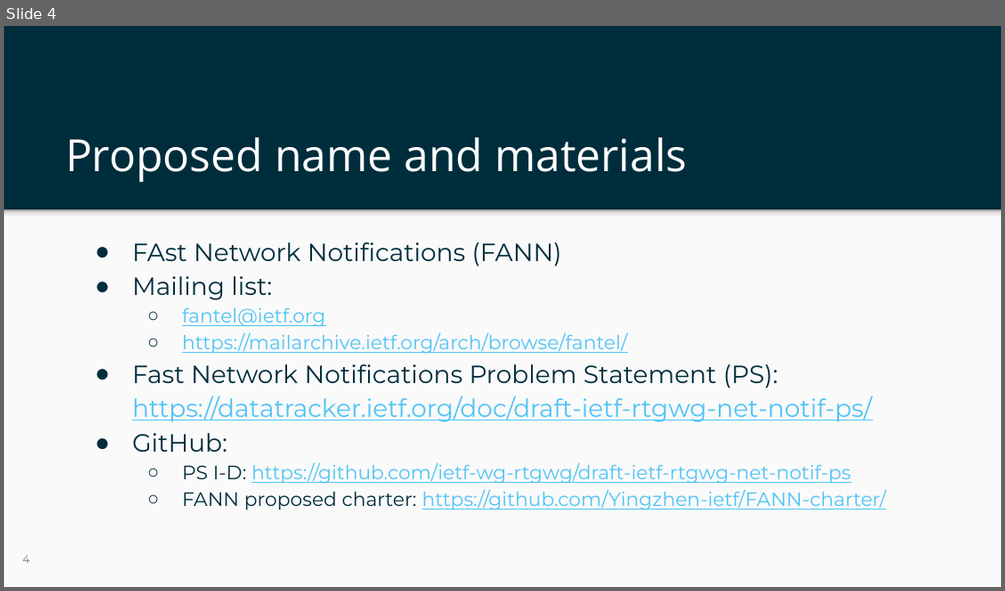
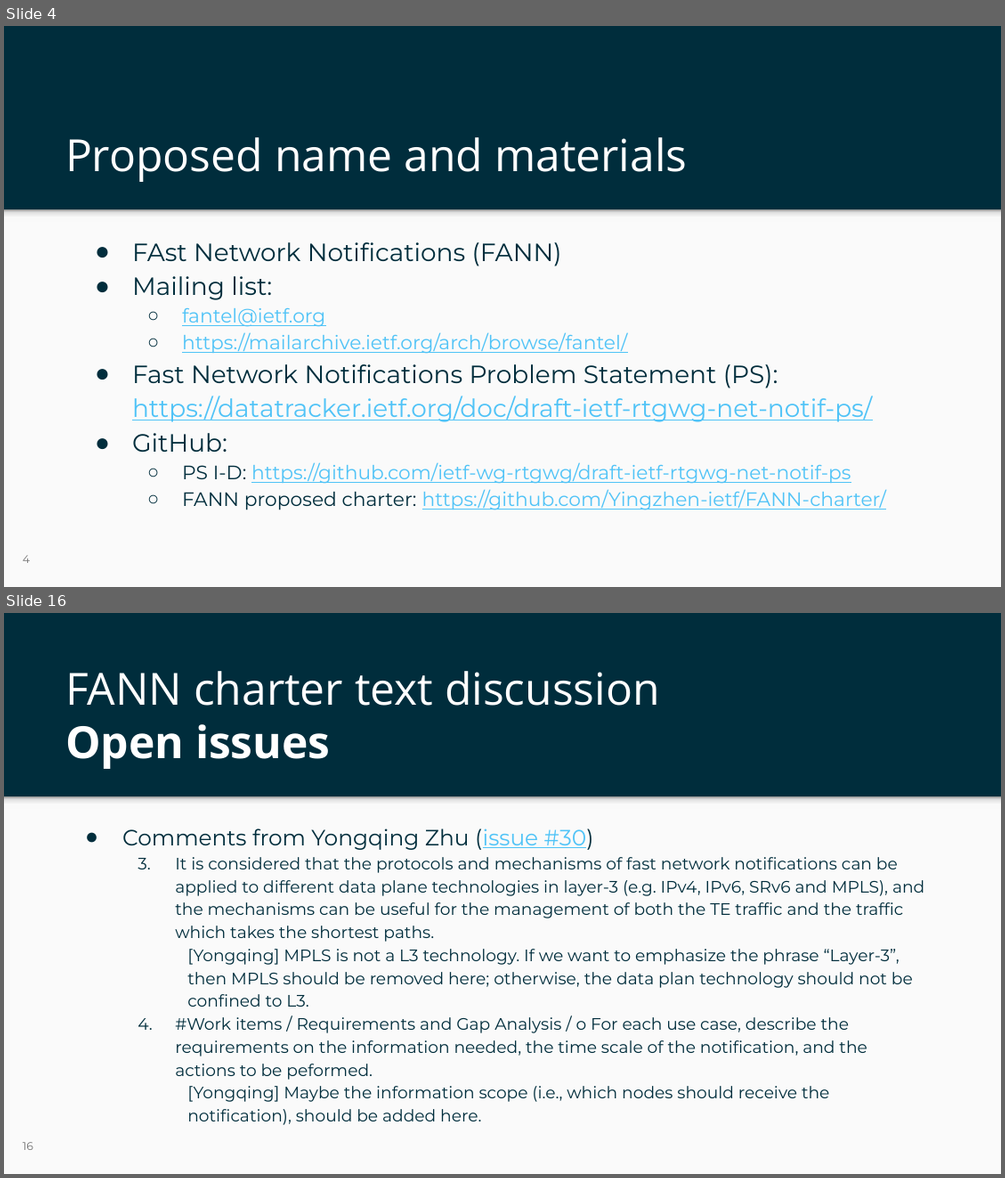
Before and after one commit to Yingzhen-ietf/FANN-charter, a slide deck: ietf-125-fann-slides.pptx. Shown one above the other, each under a label of ours: slide 4 before the commit, slides 4 and 16 after it; the slides between them are not shown. The pictures are 1005x591 and 1005x1178 pixels, drawn with LibreOffice and Linux fonts; fonts in the diff are those of the drawing; background and template pictures are left out. Boxes give left, top, right and bottom in pixels: in the first picture for what was removed or moved away, otherwise in the second. Text is boxed around its words. In the diff, an @@ line names an element or a change of style, - is before the commit and + after.

```diff
--- a/ietf-125-fann-slides.pptx
+++ b/ietf-125-fann-slides.pptx
@@ slide 16 added at bbox=[4, 613, 1001, 1174], background #002D3C; not listed: 2 template elements that a slide beside it also shows @@
@@ title added at bbox=[65, 671, 660, 769], 32 pt, text #FFFFFF @@
+FANN charter text discussion
+Open issues
@@ text added at bbox=[122, 828, 924, 1102], 12 pt, text #002D3C @@
+● Comments from Yongqing Zhu (issue #30)
+  3. It is considered that the protocols and mechanisms of fast network notifications can be applied to different data plane technologies in layer-3 (e.g. IPv4, IPv6, SRv6 and MPLS), and the mechanisms can be useful for the management of both the TE traffic and the traffic which takes the shortest paths.
+    [Yongqing] MPLS is not a L3 technology. If we want to emphasize the phrase “Layer-3”, then MPLS should be removed here; otherwise, the data plan technology should not be confined to L3.
+  4. #Work items / Requirements and Gap Analysis / o For each use case, describe the requirements on the information needed, the time scale of the notification, and the actions to be peformed.
+    [Yongqing] Maybe the information scope (i.e., which nodes should receive the notification), should be added here.
@@ page number added at bbox=[23, 1142, 33, 1150], 8 pt, text #737373 @@
+16
```
Also in this commit, not shown: 7 slides changed, 7 other slides added.
